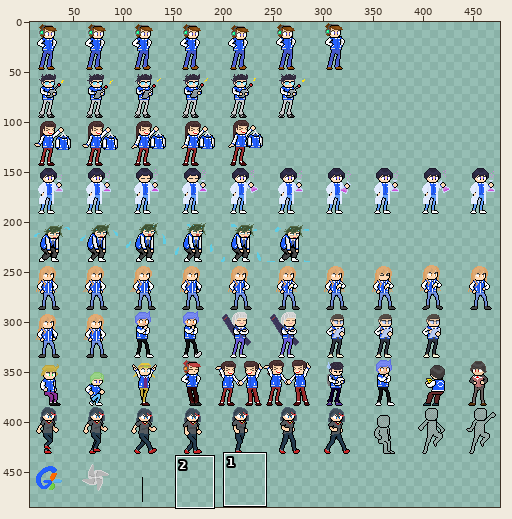
Sprite sheet -- Assets/Resources/Art/Npc/Sprite_Npc0002.png. The first picture is a wide view before the edit; the outline marks the close-up.
Close-up. The starting point:
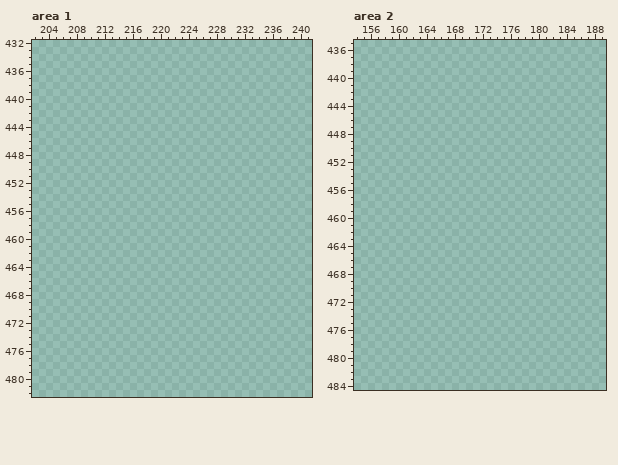
The file is 500x500 pixels. Colours within 5 levels of each other are drawn and written as one. Shown: area 1: x 202..241, y 432..482; area 2: x 154..189, y 435..484. The wide view leaves out empty margins.
The result:
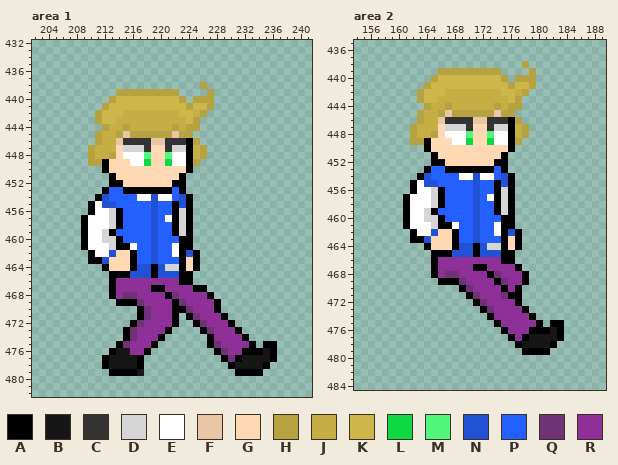
Palette (. is transparent): A #000000  B #161616  C #333333  D #d5d5d5  E #ffffff  F #e9c7a5  G #ffd9b4  H #b7a242  J #c5ae44  K #cdb64a  L #0dda42  M #50f77c  N #2152d5  P #2360ff  Q #703277  R #8e3098
Edits made:
Changed rows in their new state; - is an unchanged pixel.
Area 1:
first column x 209:
438 -----------------H----------
439 -----HHHHHHHHH----H---------
440 ----HKKKKKKKKKH-HHH---------
441 ---HKKKKKKKKKKKHKKH---------
442 --HKKKJJJJJJJJKKJH----------
443 --HKKJJJJJJJJJJKH-----------
444 ---HJJHJJJJJJHJHH-----------
445 --HJJHFHHHHHHFHH------------
446 --HJJFCCCCFFCCCAH-----------
447 -HJJJGDDDCGGCDDAJH----------
448 -HJJHGEEEMGGMEEAJH----------
449 -HHAGGGEELGGLEEAH-----------
450 ---AGGGGGGGGGGGA------------
451 ----AGGGGGGGGGA-------------
452 ----AAGGGGGGGAA-------------
453 ---APPAAAAAAAPA-------------
454 --ANPPPPEENEEPNA------------
455 -AENNPPPPPNPPANA------------
456 -AEEDAPPPPNPPADA------------
457 AEEEDAPPPPNPEADA------------
458 AEEEDAPPPPNPPADA------------
459 AEEDAPPPPPNPPADA------------
460 AEEDDAPPPPNPPPAA------------
461 AEEEDAAEPPNPPEAA------------
462 -AEENGGAPPNPPEANA-----------
463 -AANGGGAPPNPPPAGA-----------
464 ---AGGGANNANDDAGA-----------
465 ----AAANNNANNNAA------------
466 ----ARRRRRRRRRAA------------
467 ----ARRRRRAARRRRAA----------
468 ----ARQQRRRRAQRRRRA---------
469 -----AAAQRRRRAQRRRRA--------
470 --------AQRRRAAQRRRA--------
471 --------AQRRRA-AQRRRA-------
472 -------AQRRRRA--AQRRRA------
473 ------AQRRRRA----AQRRRA-----
474 ------AQRRRA------ARRRRA----
475 -----AQRRRA-------AQRRRRA-AA
476 ----ABBRRA---------AQRRAAABA
477 ---ABBBBA-----------AQABBBBA
478 ---ABBBBA------------ABBBBA-
479 ----AAAAB-------------AAAA--
Area 2:
first column x 161:
438 -----------------H-----
439 -----HHHHHHHHH----H----
440 ----HKKKKKKKKKH-HHH----
441 ---HKKKKKKKKKKKHKKH----
442 --HKKKJJJJJJJJKKJH-----
443 --HKKJJJJJJJJJJKH------
444 ---HJJHJJJJJJHJHH------
445 --HJJHFHHHHHHFHH-------
446 --HJJFCCCCFFCCCAH------
447 -HJJJGDDDCGGCDDAJH-----
448 -HJJHGEEEMGGMEEAJH-----
449 -HHAGGGEELGGLEEAH------
450 ---AGGGGGGGGGGGA-------
451 ----AGGGGGGGGGA--------
452 ----AAGGGGGGGAA--------
453 ---APPAAAAAAAPA--------
454 --ANPPPPEENEEPNA-------
455 -AENNPPPPPNPPANA-------
456 -AEEDAPPPPNPPADA-------
457 AEEEDAPPPPNPEADA-------
458 AEEEDAPPPPNPPADA-------
459 AEEDAPPPPPNPPADA-------
460 AEEDDAPPPPNPPPAA-------
461 AEEEDAAEPPNPPEAA-------
462 -AEENGGAPPNPPEANA------
463 -AANGGGAPPNPPPAGA------
464 ---AGGGANNANDDAGA------
465 ----AAANNNANNNAA-------
466 ----ARRRRRRRRRAA-------
467 ----ARRRRRAARRRRA------
468 ----ARQQRRRRAQRRRA-----
469 -----AAAQRRRRAQRRA-----
470 --------AQRRRRARA------
471 ---------AQRRRQAA------
472 ----------AQRRRRA------
473 -----------AQRRRRA-----
474 ------------ARRRRRA----
475 -------------ARRRRRA-AA
476 --------------ARRRAAABA
477 ---------------ARABBBBA
478 ----------------ABBBBA-
479 -----------------AAAA--
Pixel boxes of the changes (left, top, right, bottom) in both close-ups:
added: (81, 82, 277, 376)
added: (403, 61, 564, 355)
